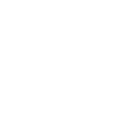
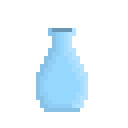
Layers edited between the first and the second 128px x 128px image:
painted on "Layer 1" over [36, 28, 88, 112]
